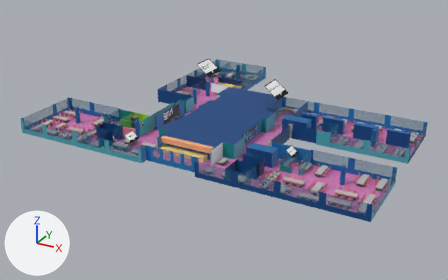
A saved change to the OBJ model web/models/manoteras.obj.
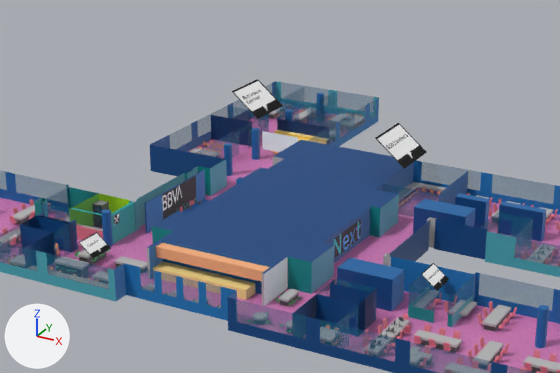
Old and new are each drawn whole from a 50 mm lens placed at (5.9, -9.09, 4.44), pointed at (0.67, 0.42, -0.31) and again close up on the part from 19% to 78% of the width and 7% to 70% of the height. The lights are fixed; the arrows at lower left show +X, +Y and +Z. Where no turn or scale is listed for an object, it has been applied to the vertices.

In view in the first close-up: 'cartelBBVA_Plane.002', 'cartelBiblio_Plane.009', 'cartelBusiness_Plane.007', 'cartelComedor_Plane.008', 'cartelLab_Plane.011', 'interactAlacena_Cube.008', 'interactCocina_Cube.006', 'interactComedor_Cube.000', 'interactcristaleras_Plane.004', 'interactparedes_Plane', 'mesas_Cube.043', 'patas_Cube.044', 'sillas_Cube.198', 'suelo_Plane.001'.
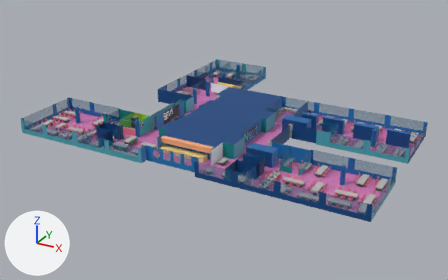
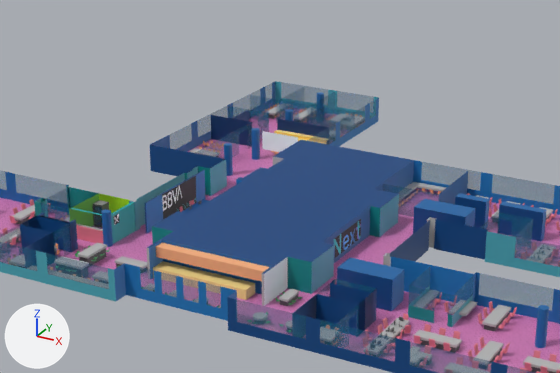
Pixel boxes (x1, y1, x2, y2) of what changed, in the close-ups (560 x 373 px):
'cartelBiblio_Plane.009', deleted
    before: (375, 123, 427, 169)
'cartelBusiness_Plane.007', deleted
    before: (232, 79, 283, 119)
'cartelComedor_Plane.008', deleted
    before: (79, 232, 111, 259)
'cartelLab_Plane.011', deleted
    before: (421, 263, 449, 291)

Diff of the bpy script that builds the scene:
```diff
--- a/web/models/manoteras.obj.py
+++ b/web/models/manoteras.obj.py
@@ ob_cartelbiblio_plane_009 @@
-ob_cartelbiblio_plane_009 = bpy.data.objects.new('cartelBiblio_Plane.009', me_cartelbiblio_plane_009)
-ob_cartelbiblio_plane_009.location = (0.0, 0.0, 0.0)
@@ ob_cartelbusiness_plane_007 @@
-ob_cartelbusiness_plane_007 = bpy.data.objects.new('cartelBusiness_Plane.007', me_cartelbusiness_plane_007)
-ob_cartelbusiness_plane_007.location = (0.0, 0.0, 0.0)
@@ ob_cartelcomedor_plane_008 @@
-ob_cartelcomedor_plane_008 = bpy.data.objects.new('cartelComedor_Plane.008', me_cartelcomedor_plane_008)
-ob_cartelcomedor_plane_008.location = (0.0, 0.0, 0.0)
@@ ob_cartellab_plane_011 @@
-ob_cartellab_plane_011 = bpy.data.objects.new('cartelLab_Plane.011', me_cartellab_plane_011)
-ob_cartellab_plane_011.location = (0.0, 0.0, 0.0)
```
